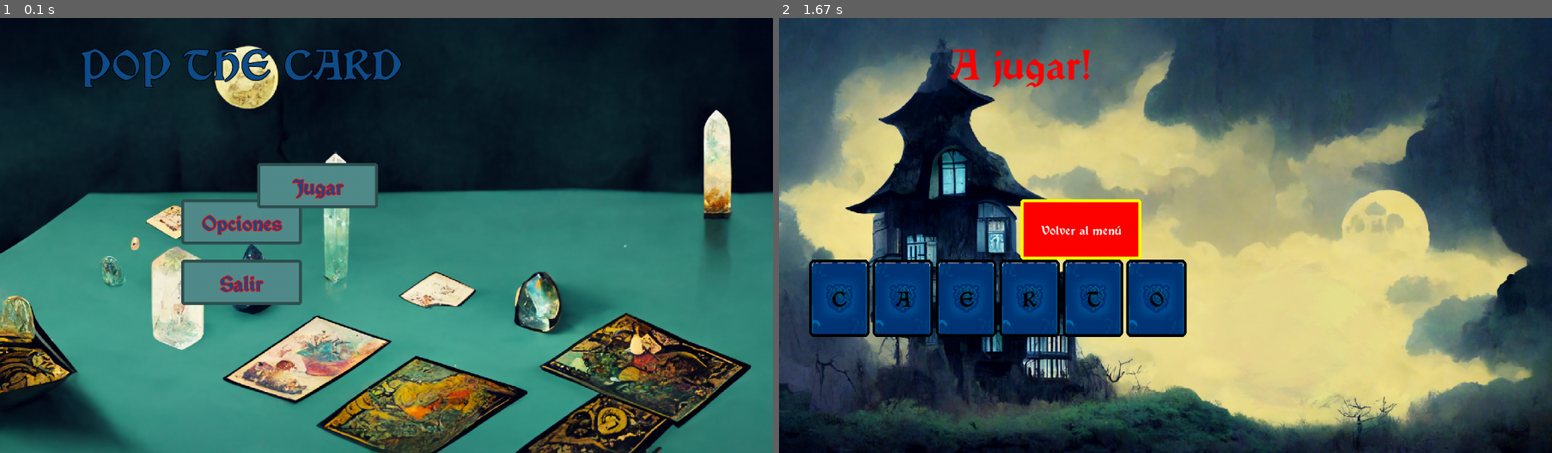
Above: before the commit, frames 1-2 (left to right).
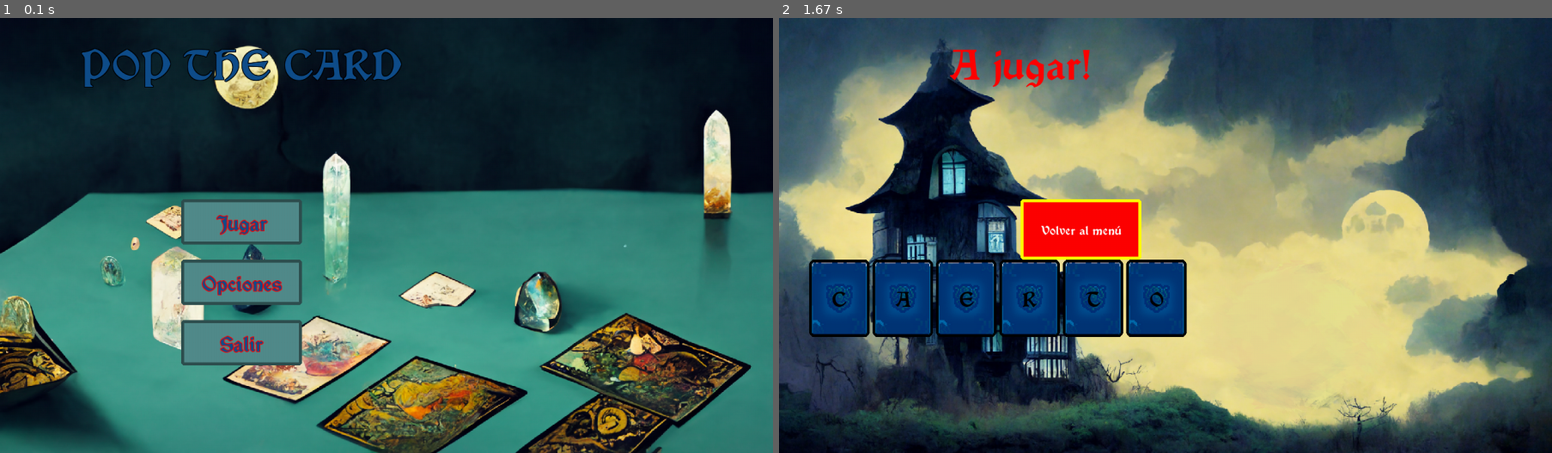
Above: after the commit, the same moments.

Repository: juliancz-a/SP_GRUPO_5_Pygame
Game: pygame game, started from code/class_game.py
Two runs of this game, one before a commit and one after it. Both use one fixed random seed, a clock stepped at 60 frames per second and the inputs below.
Inputs:
- Up to frame 1 (0.1 s): no input
- Up to frame 2 (1.67 s): click "Jugar" at 0.38 s

The runs differ from the first frame. In frame 1, 3.1% of the frame differs, in the area x 23-49%, y 33-80%; in frame 2, nothing differs.

Commit message:
resize, no sirve

Diff:
--- a/code/class_box.py
+++ b/code/class_box.py
@@ -6,14 +6,14 @@
     #CONSTRUCTOR
     def __init__(self, window_size, posiciones:tuple, dimensiones:tuple, press_sound = None, image = None):
 
+        self.window_size = window_size
+        self.window_ratio = window_size[0] // window_size[1]
         self.original_posiciones = posiciones
         self.original_dimensiones = dimensiones
 
         self.posiciones = posiciones
         self.dimensiones = dimensiones
         self.rectangulo = pygame.Rect(self.posiciones, self.dimensiones)
-
-        self.window_size = window_size
 
         #Color
         self.color_principal = None
@@ -48,6 +48,9 @@
 
     def draw_box (self, surface, border_radius = -1, border = None, border_width = 0):
 
+        self.rectangulo.size = (self.rectangulo.width * self.window_ratio, self.rectangulo.height * self.window_ratio)
+        self.rectangulo.x = (self.rectangulo.x * self.window_ratio)
+        self.rectangulo.y = (self.rectangulo.y * self.window_ratio)
 
         pygame.draw.rect(surface, self.color_principal, self.rectangulo, border_radius = border_radius)
 
--- a/code/class_game.py
+++ b/code/class_game.py
@@ -10,8 +10,11 @@
     def __init__(self, size, title, icon:str) -> None:
 
         pygame.init()
-        self.surface = pygame.display.set_mode((size), pygame.RESIZABLE)
-        self.window = Menu(self.surface, music_file = MENU_MUSIC)
+
+        self.surface_size = size
+        self.surface = pygame.display.set_mode((self.surface_size), pygame.RESIZABLE)
+
+        self.window = Menu(size, self.surface, music_file = MENU_MUSIC)
 
         pygame.display.set_caption(title)
 
@@ -22,21 +25,23 @@
 
         while True:
             game_state = self.window.render()
-            print(game_state[0])
             if game_state[0] is False:
                 break
-            Game.update_window(self, game_state[0])
 
-            self.surface = game_state[1]
+            info = pygame.display.Info()
+            self.surface_size = info.current_w, info.current_h
+            print(self.surface_size)
+            print(self.surface)
+            Game.update_window(self, game_state[1], game_state[0])
 
 
-    def update_window(self, game_state):
+    def update_window(self, wh, game_state):
         match game_state:
 
             case "menu":
-                self.window = Menu(self.surface, music_file= MENU_MUSIC)
+                self.window = Menu(wh, self.surface, music_file= MENU_MUSIC)
             case "play":
-                self.window = Play(self.surface, music_file= PLAY_MUSIC)
+                self.window = Play(wh, self.surface, music_file= PLAY_MUSIC)
             # case "options":
             #     self.window = Options(self.surface)
             # case "scoreboard":
--- a/code/class_menu.py
+++ b/code/class_menu.py
@@ -4,15 +4,14 @@
 
 class Menu:
 
-    def __init__(self, surface:pygame.Surface, music_file = None) -> None:
+    def __init__(self, wh, surface:pygame.Surface, music_file = None) -> None:
         self.surface = surface
-
-        self.original_surface = surface
+        self.original_wh = wh
         self.background = MENU_BACKGROUND
 
-        self.play_button = Box(surface.get_size(), ((surface.get_width() // 3), (surface.get_height() // 3)), (200,75), press_sound=PRESS_SOUND)
-        self.options_button = Box(surface.get_size(), (300,300), (200,75), press_sound=PRESS_SOUND)
-        self.exit_button = Box(surface.get_size(), (300,400), (200,75), press_sound=PRESS_SOUND)
+        self.play_button = Box(surface.get_size(), (300,300), (200,75), press_sound=PRESS_SOUND)
+        self.options_button = Box(surface.get_size(), (300,400), (200,75), press_sound=PRESS_SOUND)
+        self.exit_button = Box(surface.get_size(), (300,500), (200,75), press_sound=PRESS_SOUND)
 
 
         self.title = Box((surface.get_size()), (200,50), (400,50))
@@ -29,20 +28,22 @@
         self.play_button.set_color("darkslategray4", "darkslategrey", "grey")
         self.options_button.set_color("darkslategray4", "darkslategrey", "grey")
         self.exit_button.set_color("darkslategray4", "darkslategrey", "grey")
+
         print(f"resolucion : {self.surface.get_size()}")
+
+        self.play_button.resize(self.surface.get_size())
+        self.title.resize(self.surface.get_size())
+        self.exit_button.resize(self.surface.get_size())
+        self.options_button.resize(self.surface.get_size())
+
         Menu.set_music(self)
 
         while True:
-            self.play_button.resize(self.surface.get_size())
-            self.title.resize(self.surface.get_size())
-            self.exit_button.resize(self.surface.get_size())
-            self.options_button.resize(self.surface.get_size())
-
             background = pygame.image.load(self.background)
             background = pygame.transform.scale(background, (self.surface.get_width(), self.surface.get_height()))
 
             if play:
-                return "play", self.surface
+                return "play", self.original_wh
             elif option:
                 return "option"
 
@@ -51,7 +52,7 @@
                 if event.type == pygame.QUIT or exit:
                     return False
 
-                elif event.type == pygame.VIDEORESIZE or self.original_surface != self.surface:
+                elif event.type == pygame.VIDEORESIZE:
 
                     self.surface = pygame.display.set_mode((event.w, event.h), pygame.RESIZABLE)
                     self.play_button.resize(event.size)
--- a/code/class_play.py
+++ b/code/class_play.py
@@ -18,10 +18,11 @@
 palabras_a_encontrar = palabra_secretita[1]
 
 class Play:
-    def __init__(self, surface:pygame.Surface, music_file = None) -> None:
+    def __init__(self, wh, surface:pygame.Surface, music_file = None) -> None:
         self.surface = surface
-        self.menu_button = Box(surface.get_size(),(400,300), (200,100))
-        self.play_title = Box(surface.get_size(),(200,50), (400,50))
+        self.original_wh = wh
+        self.menu_button = Box(wh,(400,300), (200,100))
+        self.play_title = Box(wh,(200,50), (400,50))
 
         self.cards = 6
 
@@ -29,20 +30,24 @@
         self.background = PLAY_BACKGROUND_1
 
     def render(self):
+
         print(f"resolucion : {self.surface.get_size()}")
+        print(f"resolución antigua: {self.original_wh}")
 
-        self.menu_button.resize(self.surface.get_size())
-        self.play_title.resize(self.surface.get_size())
         self.menu_button.set_color("red", "yellow", "grey")
         menu = False
         Play.set_music(self)
         card_list = set_cards(self.surface, self.cards)
 
+        self.menu_button.resize((self.surface.get_size()))
+        self.play_title.resize((self.surface.get_size()))
+        cards_resize((self.surface.get_size()), card_list)
+
         while True:
             background = pygame.image.load(self.background)
             background = pygame.transform.scale(background, (self.surface.get_width(), self.surface.get_height()))
             if menu:
-                return "menu", self.surface
+                return "menu", self.original_wh
 
             for event in pygame.event.get():
                 if event.type == pygame.QUIT:
@@ -54,7 +59,7 @@
 
                     self.menu_button.resize(event.size)
                     self.play_title.resize(event.size)
-                    cards_resize(event, card_list)
+                    cards_resize(event.size, card_list)
 
                 menu = self.menu_button.interaction(event)
                 set_cards_interaction(event, card_list)
@@ -105,4 +110,4 @@
 
 def cards_resize(event, card_list):
     for card in card_list:
-        card.resize(event.size)
+        card.resize(event)
--- /dev/null
+++ b/code/test.py
@@ -0,0 +1,89 @@
+import pygame
+import sys
+
+# Inicializar Pygame
+pygame.init()
+
+# Configuración de la pantalla
+ANCHO_INICIAL = 800
+ALTO_INICIAL = 600
+ventana = pygame.display.set_mode((ANCHO_INICIAL, ALTO_INICIAL), pygame.RESIZABLE)
+pygame.display.set_caption('Juego Redimensionable')
+
+# Colores
+BLANCO = (255, 255, 255)
+ROJO = (255, 0, 0)
+AZUL = (0, 0, 255)
+
+# Fuente para el texto
+fuente = pygame.font.SysFont(None, 36)
+
+# Posiciones originales y dimensiones de los elementos
+elementos = {
+    "boton_jugar": {
+        "rect": pygame.Rect(100, 100, 200, 50),
+        "color": AZUL,
+        "text": "Jugar",
+    },
+    "caja_texto": {
+        "rect": pygame.Rect(400, 300, 300, 100),
+        "color": ROJO,
+        "text": "Texto",
+    }
+}
+
+# Guardar las posiciones y dimensiones originales
+elementos_originales = {
+    key: elem["rect"].copy() for key, elem in elementos.items()
+}
+
+# Función para redimensionar elementos proporcionalmente
+def redimensionar_elementos(nueva_ventana, elementos, elementos_originales):
+    ancho_ventana, alto_ventana = nueva_ventana.get_size()
+
+    for key, elem in elementos.items():
+        rect_original = elementos_originales[key]
+        rect = elem["rect"]
+
+        # Escalar la posición y dimensiones de los elementos proporcionalmente
+        rect.x = int(rect_original.x * ancho_ventana / ANCHO_INICIAL)
+        rect.y = int(rect_original.y * alto_ventana / ALTO_INICIAL)
+        rect.width = int(rect_original.width * ancho_ventana / ANCHO_INICIAL)
+        rect.height = int(rect_original.height * alto_ventana / ALTO_INICIAL)
+
+# Función para restaurar las posiciones y dimensiones originales
+def restaurar_elementos(elementos, elementos_originales):
+    for key in elementos:
+        elementos[key]["rect"] = elementos_originales[key].copy()
+
+# Bucle principal del juego
+def main():
+    flag_run = True
+
+    while flag_run:
+        for evento in pygame.event.get():
+            if evento.type == pygame.QUIT:
+                flag_run = False
+            elif evento.type == pygame.VIDEORESIZE:
+                nueva_ventana = pygame.display.set_mode(evento.size, pygame.RESIZABLE)
+                redimensionar_elementos(nueva_ventana, elementos, elementos_originales)
+                # Restaurar si el tamaño es el original
+                if evento.size == (ANCHO_INICIAL, ALTO_INICIAL):
+                    restaurar_elementos(elementos, elementos_originales)
+
+        ventana.fill(BLANCO)
+
+        # Dibujar elementos
+        for key, elem in elementos.items():
+            pygame.draw.rect(ventana, elem["color"], elem["rect"])
+            text_surface = fuente.render(elem["text"], True, BLANCO)
+            text_rect = text_surface.get_rect(center=elem["rect"].center)
+            ventana.blit(text_surface, text_rect)
+
+        pygame.display.update()
+
+    pygame.quit()
+    sys.exit()
+
+if __name__ == "__main__":
+    main()
